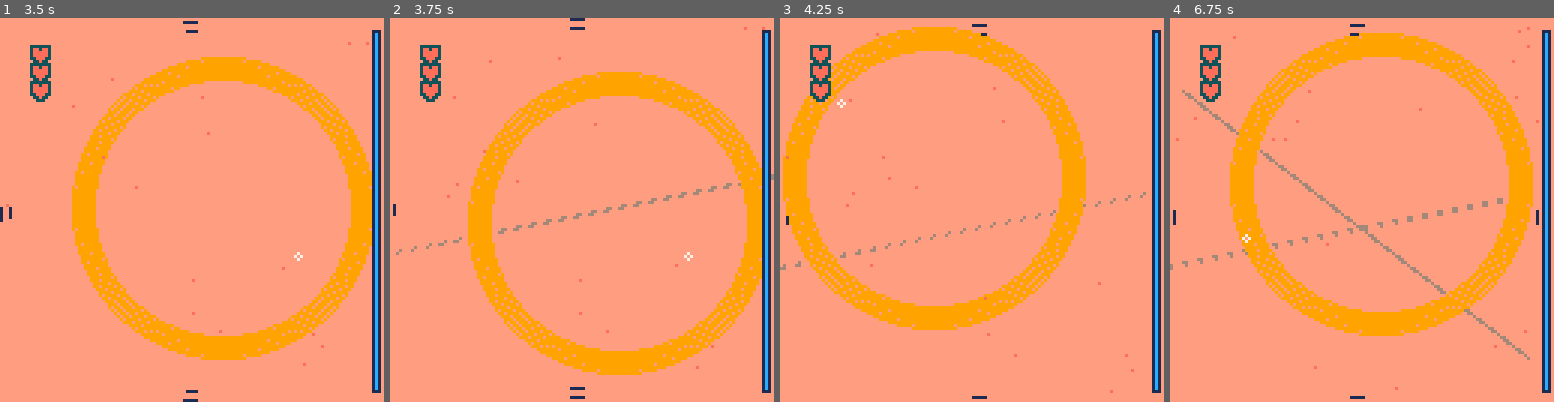
Above: before the commit, frames 1-4 (left to right).
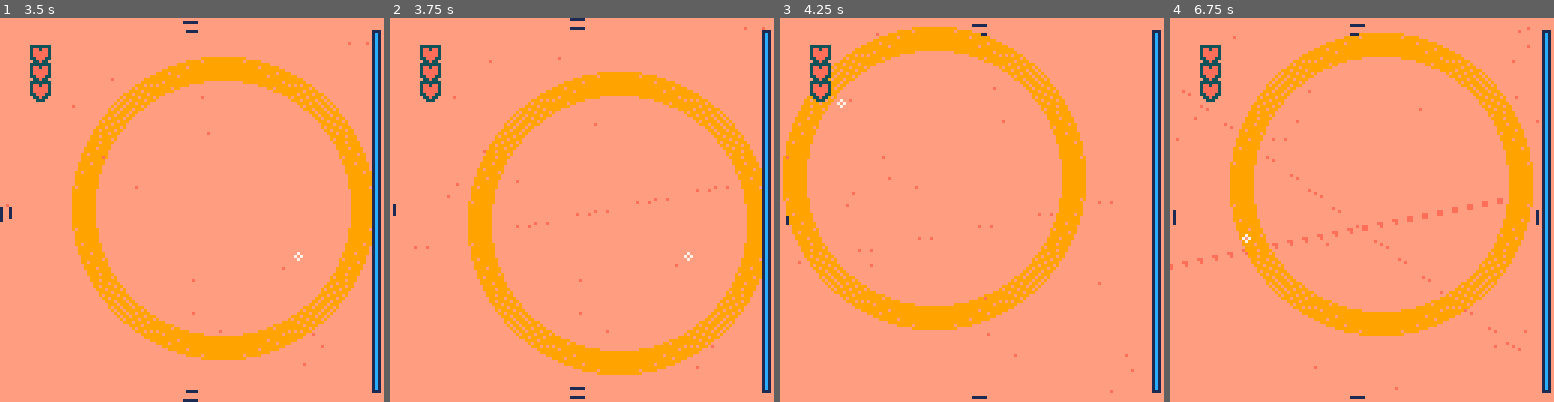
Above: after the commit, the same moments.

Repository: Alfie-Edwards/LoopHole
Game: PICO-8 cartridge loop.p8
Same seed, same stepped clock (60 frames per second), same inputs: the game is played once before the commit and once after it.
Inputs (mouse positions are in pixels of both pictures, inside the frame that each line leads up to):
- Up to frame 1 (3.5 s): tap X (X key) at 0.33, 1.07, 1.85, 2.97 s; click (280, 121) at 0.67 s; tap O (Z key) at 0.7, 1.7, 2.1, 2.5, 2.9, 3.3 s; click (46, 267) at 1.22 s; click (107, 114) at 1.77 s; click (172, 259) at 2.32 s; click (234, 106) at 2.87 s; click (295, 256) at 3.42 s
- Up to frame 2 (3.75 s): tap O (Z key) at 3.7 s
- Up to frame 3 (4.25 s): click (841, 102) at 3.97 s; tap X (X key) at 4.08 s; tap O (Z key) at 4.1 s
- Up to frame 4 (6.75 s): tap O (Z key) every 0.4 s from 4.5 to 6.5 s; click (1292, 248) at 4.52 s; click (1354, 94) at 5.07 s; tap X (X key) at 5.2, 6.32 s; click (1419, 244) at 5.62 s; click (1481, 90) at 6.17 s; click (1246, 236) at 6.72 s

Frame 1 is identical in both runs. In frame 2, 0.5% of the frame differs, in the area x 1-100%, y 40-62%; in frame 3, 0.3%; in frame 4, 1.3%, in the area x 0-94%, y 18-90%.

Commit message:
far-dither to background colour, and less

Diff:
--- a/loop.p8
+++ b/loop.p8
@@ -105,10 +105,15 @@
 	t_started_scene = t()
 end
 
+function get_current_scene()
+	assert(timeline_idx ~= nil)
+	local res = scene(timeline_idx)
+	assert(res ~= nil)
+	return res
+end
+
 function cleanup_gameplay_screen(t_started)
-	assert(timeline_idx ~= nil)
-	local current_scene = scene(timeline_idx)
-	assert(current_scene ~= nil)
+	local current_scene = get_current_scene()
 
 	if current_scene.end_scene ~= nil then
 		current_scene.end_scene(current_scene)
@@ -256,7 +261,7 @@
 	return list[flr(proportion(t_start, t_end, t) * #list) + 1]
 end
 
-function set_curio_fill_pattern(z)
+function set_curio_fill_pattern(z, fog_col)
 	reset_pal()
 	if z >= loop.z then
 		-- map the secondary palette so that everything will go to lilac (13).
@@ -276,13 +281,8 @@
 		-- we actually want this:
 		--
 		-- pal({[0]=0xd0, [1]=0xd1, [2]=0xd2, ...}, 2)
-		for i=0,15 do pal(i, i+(13*16), 2) end
-		fillp(lerp_from_list(z_start, 1, z, {
-				0b1111111111111111.010,
-				0b1111111111111111.010,
-				0b1111111111111111.010,
-				0b1111111111111111.010,
-				0b1111111111111111.010,
+		for i=0,15 do pal(i, i+(fog_col*16), 2) end
+		fillp(lerp_from_list(z_start, z_start * 0.8, z, {
 				0b0111110101111101.010,
 				0b1010010110100101.010,
 				0b1000001010000010.010,
@@ -300,12 +300,12 @@
 	end
 end
 
-function draw_curio(c)
+function draw_curio(c, fog_col)
 	if c.z <= clip_plane then
 		return
 	end
 
-	set_curio_fill_pattern(c.z)
+	set_curio_fill_pattern(c.z, fog_col)
 	if c.type == "sprite" then
 		local sx, sy = world_to_screen(c.x, c.y, c.z)
 		local sr = cam.zoom * (c.r / c.z)
@@ -327,7 +327,7 @@
 		local sx1, sy1 = world_to_screen(c.x1, c.y1, c.z)
 		local sx2, sy2 = world_to_screen(c.x2, c.y2, c.z)
 
-		linefill(sx1, sy1, sx2, sy2, cam.zoom * (c.r / c.z), c.color)
+		linefill(sx1, sy1, sx2, sy2, cam.zoom * (c.r / c.z), c.color, fog_col)
 	end
 	fillp()
 	reset_pal()
@@ -403,10 +403,13 @@
 function draw_gameplay_screen(t_started)
 	draw_background(timeline_idx, scene_progress())
 
+	local fog_col = get_current_scene().background_colour
+	assert(fog_col ~= nil)
+
 	-- Curios ahead of the loop
 	for _, curio in ipairs(curios) do
 		if curio.z > loop.z then
-			draw_curio(curio)
+			draw_curio(curio, fog_col)
 		end
 	end
 
@@ -452,7 +455,7 @@
 	-- Curios at/behind the loop
 	for _, curio in ipairs(curios) do
 		if curio.z <= loop.z then
-			draw_curio(curio)
+			draw_curio(curio, fog_col)
 		end
 	end
 
@@ -537,7 +540,7 @@
 	return false
 end
 
-function linefill(ax,ay,bx,by,r,c)
+function linefill(ax,ay,bx,by,r,c, fog_col)
 	ax += 64
 	ay += 64
 	bx += 64
@@ -571,7 +574,7 @@
 			-- open span?
 			local span=spans[y]
 			if span then
-			rectfill(x0 - 64,y - 64,span - 64,y - 64, c + 13 * 16)
+			rectfill(x0 - 64,y - 64,span - 64,y - 64, c + fog_col * 16)
 			else
 			spans[y]=x0
 			end
